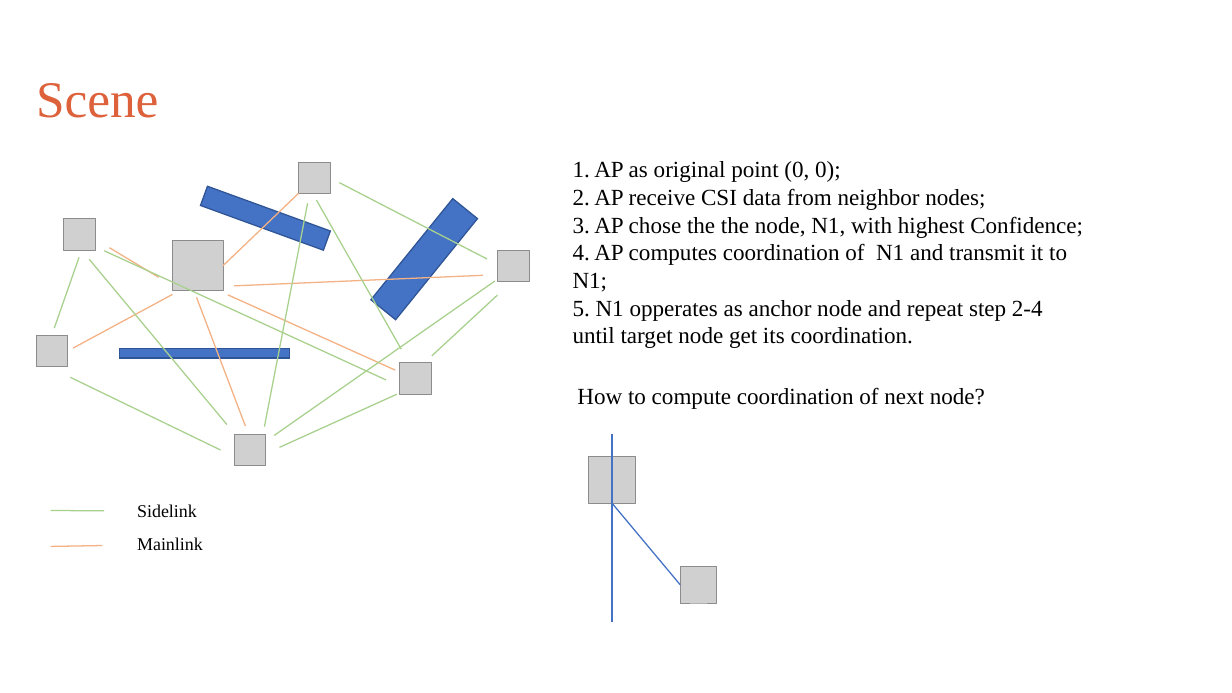
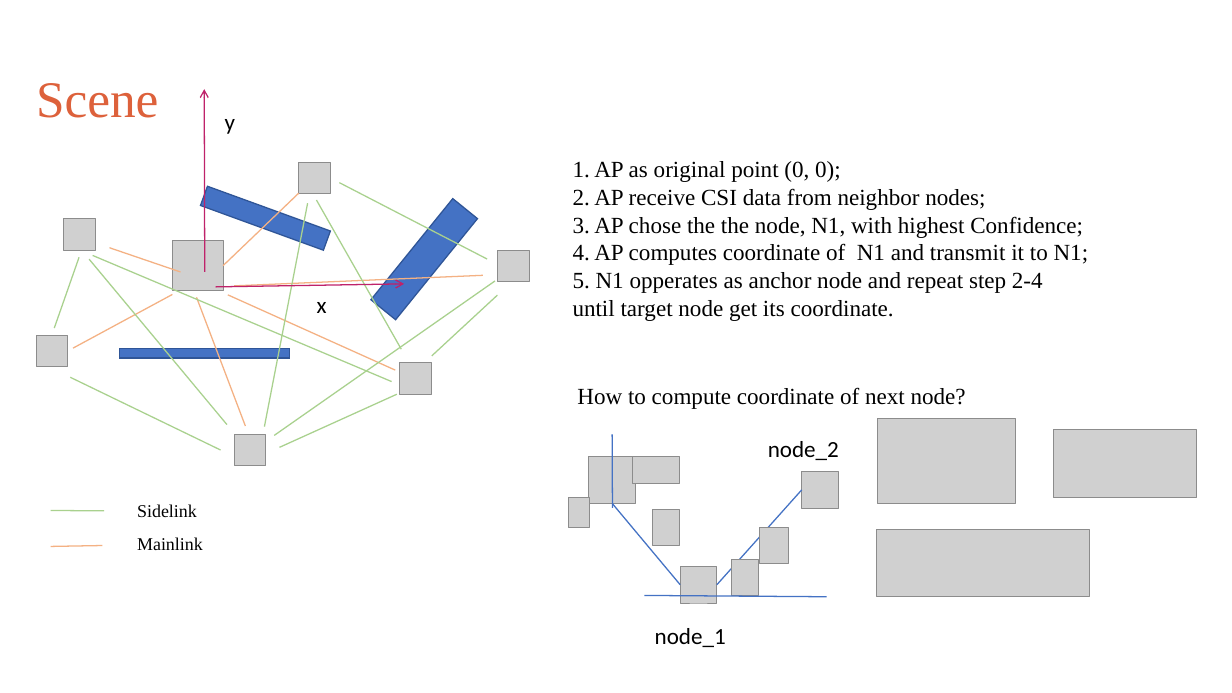
Before and after one commit to Evildes000/ai4csi, a slide deck: slide 5 of multihop_loication.pptx. Drawn at 1232x693 pixels with LibreOffice and Linux fonts; fonts in the diff are those of the drawing; grey boxes stand for pictures; background and template pictures are left out. Boxes give left, top, right and bottom in pixels: in the first picture for what was removed or moved away, otherwise in the second. Text is boxed around its words. In the diff, an @@ line names an element or a change of style, - is before the commit and + after.

Commit message:
ppt updated

```diff
--- a/multihop_loication.pptx
+++ b/multihop_loication.pptx
@@ arrow added from (205, 272) to (204, 90), #BF226A 1 pt @@
@@ text added at [225,119,235,134], 18 pt, text #000000 @@
+y
@@ line moved from (104, 250) - (386, 380) to (92, 255) - (392, 382) @@
@@ line moved from (110, 248) - (159, 277) to (110, 248) - (180, 272) @@
@@ text at [573,243,1089,321]: text changed @@
-4. AP computes coordination of N1 and transmit it to N1;
-5. N1 opperates as anchor node and repeat step 2-4 until target node get its coordination.
+4. AP computes coordinate of N1 and transmit it to N1;
+5. N1 opperates as anchor node and repeat step 2-4 until target node get its coordinate.
@@ arrow added from (215, 287) to (404, 284), #BF226A 1 pt @@
@@ text added at [317,302,327,313], 18 pt, text #000000 @@
+x
@@ text at [577,387,966,409]: text changed @@
-How to compute coordination of next node?
+How to compute coordinate of next node?
@@ picture added at [878,419,1016,504] @@
@@ line moved from (612, 622) - (612, 434) to (613, 508) - (612, 434) @@
@@ text added at [768,441,839,460], 18 pt, text #000000 @@
+node_2
@@ picture added at [1054,430,1197,498] @@
@@ picture added at [632,457,679,484] @@
@@ picture added at [802,471,839,508] @@
@@ picture added at [568,498,590,529] @@
@@ line added from (717, 585) to (802, 490), #4472C4 1 pt @@
@@ picture added at [653,510,679,546] @@
@@ picture added at [760,528,789,564] @@
@@ picture added at [876,530,1089,597] @@
@@ picture added at [732,560,759,596] @@
@@ line added from (644, 595) to (827, 597), #4472C4 1 pt @@
@@ text added at [655,628,726,647], 18 pt, text #000000 @@
+node_1
```
Also in this commit, not shown: 3 other slides changed, 1 slide added.
